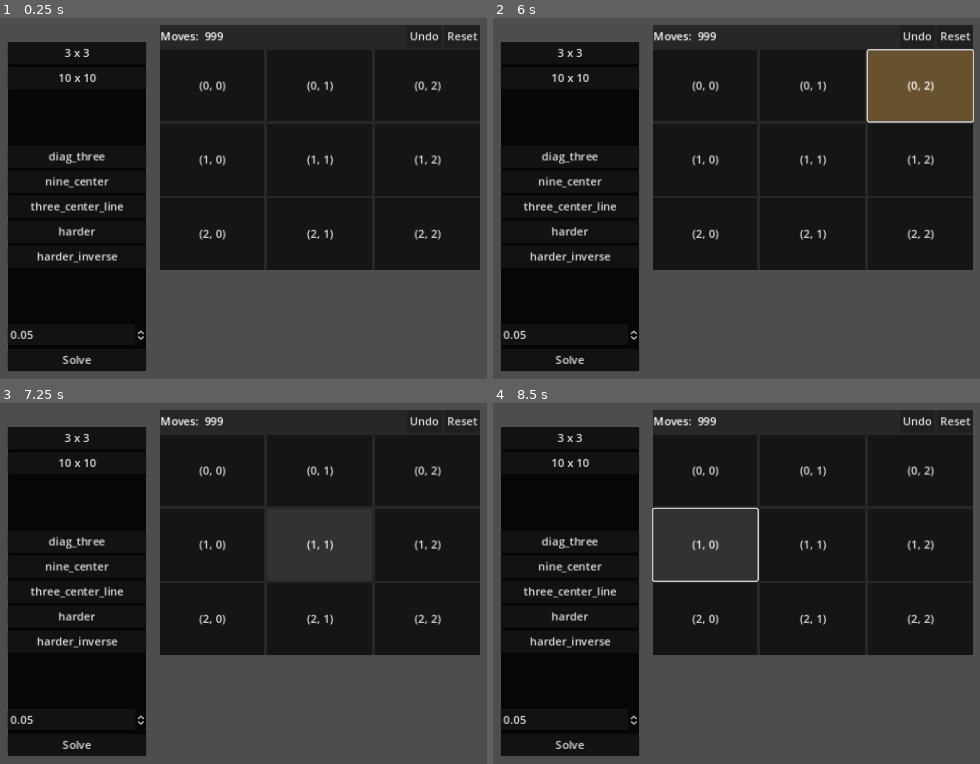
Above: before the commit, frames 1-4 (two rows, left to right).
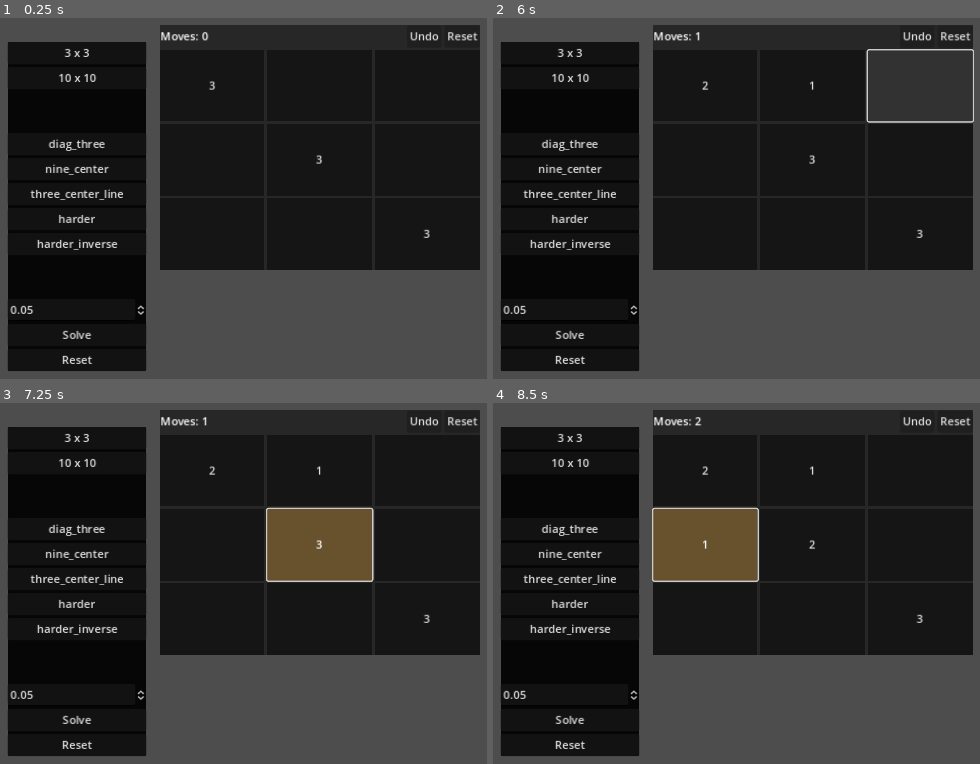
Above: after the commit, the same moments.

Repository: bitwes/StoneGridProblem
Game: Godot game, scene res://main.tscn
The game is run twice, just before and just after one commit, with the same random seed, the same clock (stepped at 60 frames per second) and the same inputs.
Inputs (mouse positions are in pixels of both pictures, inside the frame that each line leads up to):
- Up to frame 1 (0.25 s): no input
- Up to frame 2 (6 s): click "Reset" at 0.5 s; click (707, 86) at 1.25 s, where only the run before the commit has a clickable "(0, 0)"; click (814, 86) at 2 s, where only the run before the commit has a clickable "(0, 1)"; click (707, 86) at 2.75 s, where only the run after the commit has a clickable "2"; click (921, 86) at 3.5 s, where only the run before the commit has a clickable "(0, 2)"; click (814, 86) at 4.25 s, where only the run after the commit has a clickable "1"; click (707, 158) at 5 s, where only the run before the commit has a clickable "(1, 0)"; click (921, 86) at 5.77 s
- Up to frame 3 (7.25 s): click (321, 543) at 6.5 s, where only the run before the commit has a clickable "(1, 1)"
- Up to frame 4 (8.5 s): click (707, 543) at 7.27 s; click (707, 543) at 8 s, where only the run after the commit has a clickable "1"

The runs differ from the first frame. In frame 1, 3.1% of the frame differs, in the area x 2-91%, y 3-96%; in frame 2, 7.3%; in frame 3, 7.7%; in frame 4, 7.3%.

Commit message:
animate moves

Diff:
--- a/Main.gd
+++ b/Main.gd
@@ -94,7 +94,7 @@
 	_create_stone_grid(3, three_x_three)
 	#_create_stone_grid(10, ten_x_ten)
 
-func _create_stone_grid(size, arrangements):
+func _create_stone_grid(size : int, arrangements : Dictionary):
 	if(_stone_grid != null):
 		_stone_grid.queue_free()
 
@@ -105,6 +105,7 @@
 
 	_stone_grid.set_grid_size(size)
 	_make_populate_buttons(arrangements)
+	_stone_grid.populate(arrangements[arrangements.keys()[0]])
 
 
 func _make_populate_buttons(arrangements):
@@ -158,3 +159,7 @@
 
 func _on_ten_x_ten_pressed():
 	_create_stone_grid(10, ten_x_ten)
+
+
+func _on_reset_pressed():
+	_stone_grid.reset()
--- a/main.tscn
+++ b/main.tscn
@@ -49,6 +49,16 @@
 layout_mode = 2
 text = "Solve"
 
+[node name="Reset" type="Button" parent="Controls/Layout"]
+layout_mode = 2
+text = "Reset"
+
+[node name="Label" type="Label" parent="Controls"]
+layout_mode = 0
+offset_right = 40.0
+offset_bottom = 23.0
+
 [connection signal="pressed" from="Controls/Layout/ThreeXThree" to="." method="_on_three_x_three_pressed"]
 [connection signal="pressed" from="Controls/Layout/TenXTen" to="." method="_on_ten_x_ten_pressed"]
 [connection signal="pressed" from="Controls/Layout/Solve" to="." method="_on_solve_pressed"]
+[connection signal="pressed" from="Controls/Layout/Reset" to="." method="_on_reset_pressed"]
--- a/solvers.gd
+++ b/solvers.gd
@@ -62,6 +62,19 @@
 		return closest
 
 
+	func get_furthest_zero(pos):
+		var zeros = get_all_zeros()
+		var furthest = null
+		if(zeros.size() > 0):
+			var max_dist = 0
+			for z in zeros:
+				var dist = pos.distance_to(z.grid_pos)
+				if(dist > max_dist):
+					furthest = z
+					max_dist = dist
+		return furthest
+
+
 	func push_in_direction_of_closest_zero(pos : Vector2):
 		var here = _grid.get_button_at(pos)
 
@@ -79,6 +92,24 @@
 				await _grid.move_stone(pos, to.grid_pos)
 
 
+	func push_in_direction_of_furthest_zero(pos : Vector2):
+		var here = _grid.get_button_at(pos)
+
+		if(here.stones > 1):
+			var closest_zero = get_furthest_zero(pos)
+			var to = null
+			if(closest_zero != null):
+				var xdiff = closest_zero.grid_pos.x - pos.x
+				var ydiff = closest_zero.grid_pos.y - pos.y
+
+				if(abs(xdiff) > abs(ydiff)):
+					to = _grid.get_button_at(pos + Vector2(sign(xdiff), 0))
+				else:
+					to = _grid.get_button_at(pos + Vector2(0, sign(ydiff)))
+				await _grid.move_stone(pos, to.grid_pos)
+
+
+
 	func attempt():
 		for i in range(_grid.size()):
 			for j in range(_grid.size()):
--- a/stone_button.gd
+++ b/stone_button.gd
@@ -8,7 +8,7 @@
 	set(val):
 		stones = val
 		if(stones > 0):
-			text = str(stones)
+			text = str(stones, "\n")
 		else:
 			text = ''
 
--- a/stone_grid.gd
+++ b/stone_grid.gd
@@ -1,6 +1,5 @@
 class_name StoneGrid
 extends Control
-
 
 var StoneButtonScene = load('res://stone_button.tscn')
 
@@ -21,6 +20,26 @@
 	grid = $Layout/Grid,
 	moves_label = $Layout/Header/Moves
 }
+
+
+func _animate_move(from_btn : StoneButton, to_btn : StoneButton, duration : float):
+	var lbl = Label.new()
+	$TopLayer.add_child(lbl)
+	lbl.global_position = from_btn.global_position
+	lbl.size = from_btn.size
+	lbl.horizontal_alignment = HORIZONTAL_ALIGNMENT_CENTER
+	lbl.vertical_alignment = VERTICAL_ALIGNMENT_CENTER
+	lbl.text = '1'
+	lbl.modulate = Color(0, 1, 0)
+
+	var t = from_btn.create_tween()
+	t.finished.connect(func ():  lbl.queue_free())
+	t.tween_property(lbl, 'global_position', to_btn.global_position, duration)
+	t.play()
+	return t
+
+
+
 
 func _on_stone_button_toggled(which : StoneButton):
 	if(_from == which):
@@ -46,15 +65,15 @@
 	if(from_btn != to_btn and from.distance_to(to) == 1.0 and from_btn.stones > 0):
 		print(from_btn, ' -> ', to_btn)
 		if(wait_time > 0):
-			from_btn.modulate = Color(1, 0, 0)
+			from_btn.modulate = Color(0, 1, 0)
 			to_btn.modulate = Color(0, 1, 0)
 		from_btn .stones -= 1
+		await _animate_move(from_btn, to_btn, wait_time).finished
 		to_btn.stones += 1
 		moves += 1
 		_undo.append([from, to])
 		print_board()
 		if(wait_time > 0):
-			await get_tree().create_timer(wait_time).timeout
 			from_btn.modulate = Color(1, 1, 1)
 			to_btn.modulate = Color(1, 1, 1)
 
@@ -135,6 +154,7 @@
 		print(rowstr)
 	print("".lpad(10, '-'))
 
+
 func get_button_at(pos : Vector2):
 	return _stone_buttons[pos.x][pos.y]
 
--- a/stone_grid.tscn
+++ b/stone_grid.tscn
@@ -49,5 +49,7 @@
 layout_mode = 2
 size_flags_vertical = 3
 
+[node name="TopLayer" type="Node2D" parent="."]
+
 [connection signal="pressed" from="Layout/Header/Undo" to="." method="_on_undo_pressed"]
 [connection signal="pressed" from="Layout/Header/Reset" to="." method="_on_reset_pressed"]
